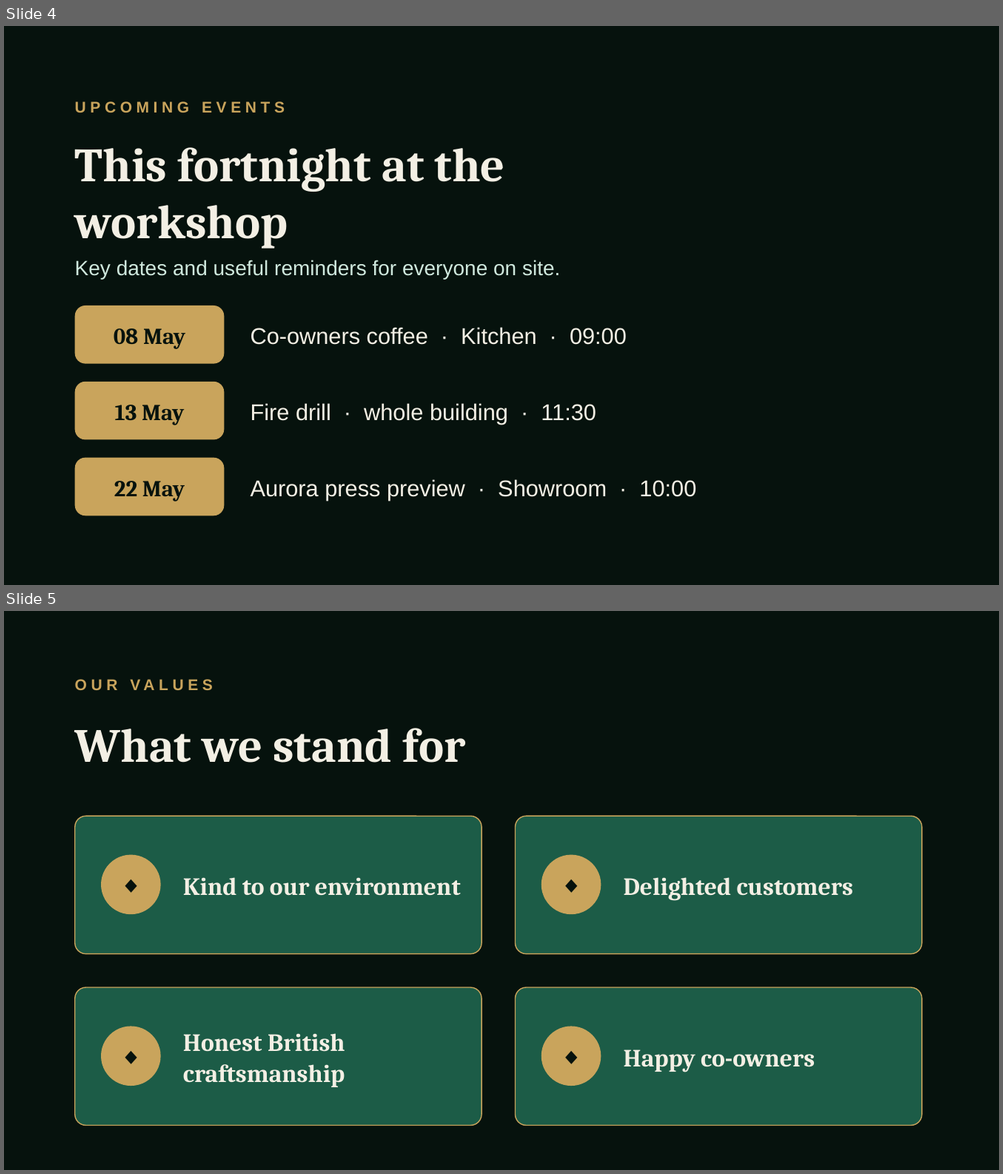
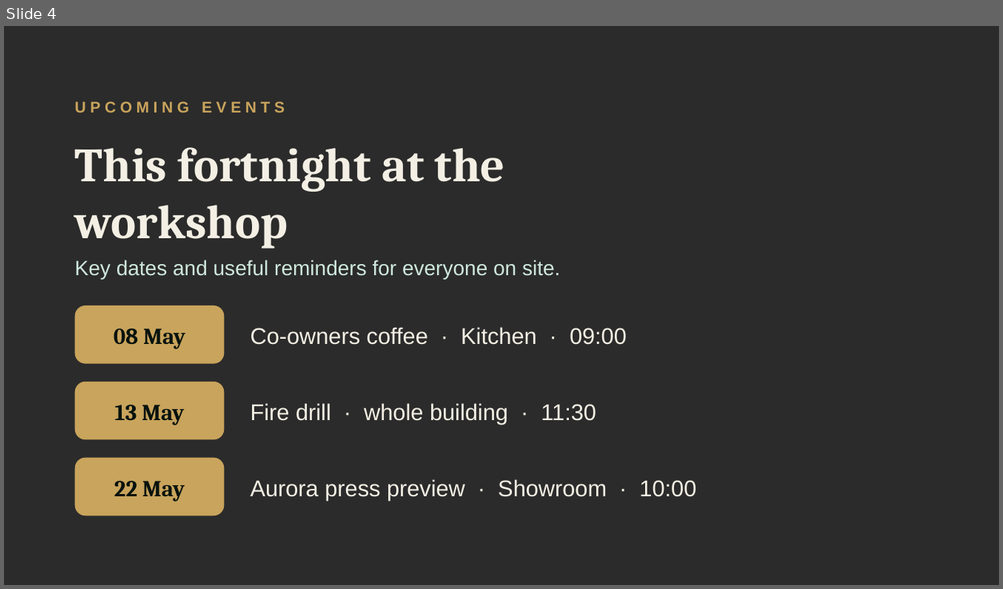
Before and after one commit to Ribesh19/HM_NoticeBoard, a slide deck: starter-deck/board.pptx. Shown one above the other, each under a label of ours: slides 4 and 5 before the commit, slide 4 after it. The pictures are 1003x1174 and 1003x589 pixels, drawn with LibreOffice and Linux fonts; fonts in the diff are those of the drawing; background and template pictures are left out; a plain dark background stands for a picture behind light text. Boxes give left, top, right and bottom in pixels: in the first picture for what was removed or moved away, otherwise in the second. Text is boxed around its words. In the diff, an @@ line names an element or a change of style, - is before the commit and + after.

```diff
--- a/starter-deck/board.pptx
+++ b/starter-deck/board.pptx
@@ slide 5 removed at (x1=4, y1=611, x2=999, y2=1170), background #FFFFFF @@
@@ rectangle removed at (x1=4, y1=611, x2=999, y2=1170) @@
@@ text removed at (x1=75, y1=675, x2=671, y2=712) @@
-OUR VALUES
@@ text removed at (x1=75, y1=728, x2=466, y2=763) @@
-What we stand for
@@ rounded rectangle removed at (x1=75, y1=816, x2=481, y2=954) @@
@@ rounded rectangle removed at (x1=515, y1=816, x2=922, y2=954) @@
@@ ellipse removed at (x1=101, y1=855, x2=161, y2=914) @@
-◆
@@ ellipse removed at (x1=541, y1=855, x2=601, y2=914) @@
-◆
@@ text removed at (x1=183, y1=877, x2=461, y2=896) @@
-Kind to our environment
@@ text removed at (x1=623, y1=877, x2=853, y2=901) @@
-Delighted customers
@@ rounded rectangle removed at (x1=75, y1=988, x2=481, y2=1126) @@
@@ rounded rectangle removed at (x1=515, y1=988, x2=922, y2=1126) @@
@@ ellipse removed at (x1=101, y1=1027, x2=161, y2=1086) @@
-◆
@@ ellipse removed at (x1=541, y1=1027, x2=601, y2=1086) @@
-◆
@@ text removed at (x1=183, y1=1034, x2=345, y2=1088) @@
-Honest British craftsmanship
@@ text removed at (x1=623, y1=1050, x2=814, y2=1073) @@
-Happy co-owners
@@ slide 4 changed as well @@
@@ background #FFFFFF to picture (left out) @@
@@ rectangle removed at (x1=4, y1=26, x2=999, y2=585) @@
```
Also in this commit, not shown: 6 other slides changed, 1 slide added, 17 other files.
